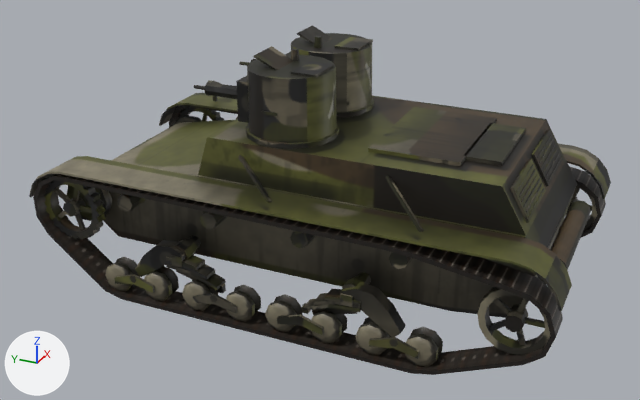
Two versions of the FBX model models/7TP_dwuwiezowy_wz30/TP7_DW.fbx, one commit apart.
The view is the same before and after, from a 50 mm camera at (-6.6, -2.92, 4.01) aimed at (-0.14, -0.01, 0.78). Arrows for +X, +Y and +Z are at lower left; the lights stay in place. The picture after the commit comes second. Where no turn or scale is listed for an object, it has been applied to the vertices.

The older version as bpy lines, for what is in view:
```python
ob_chassis = bpy.data.objects.new('Chassis', me_chassis)
ob_chassis.location = (0.0, 0.0, 0.0)
ob_roue_g10 = bpy.data.objects.new('Roue_G10', me_roue_g10)
ob_roue_g10.location = (-1.066, -1.97, 0.6)
ob_roue_g3 = bpy.data.objects.new('Roue_G3', me_roue_g3)
ob_roue_g3.location = (-1.066, 1.069, 0.175)
ob_roue_g4 = bpy.data.objects.new('Roue_G4', me_roue_g4)
ob_roue_g4.location = (-1.066, 0.675, 0.175)
ob_roue_g5 = bpy.data.objects.new('Roue_G5', me_roue_g5)
ob_roue_g5.location = (-1.066, 0.267, 0.175)
ob_roue_g6 = bpy.data.objects.new('Roue_G6', me_roue_g6)
ob_roue_g6.location = (-1.066, -0.114, 0.175)
ob_roue_g7 = bpy.data.objects.new('Roue_G7', me_roue_g7)
ob_roue_g7.location = (-1.066, -0.508, 0.175)
ob_roue_g9 = bpy.data.objects.new('Roue_G9', me_roue_g9)
ob_roue_g9.location = (-1.066, -1.297, 0.175)
ob_tourelle_01 = bpy.data.objects.new('Tourelle_01', me_tourelle_01)
ob_tourelle_01.parent = ob_chassis
ob_tourelle_01.location = (-0.4, 0.12, 1.477)
# also in view: 'Tourelle_02' at (0.4, 0.12, 1.81); 'Roue_G1' at (-1.07, 1.92, 0.74); 'Chenille_Droite_01' at (1.07, -0.02, 0.54); 'Roue_G8' at (-1.07, -0.9, 0.18); 'Canon_01' at (-0.4, 0.78, 1.75)
```
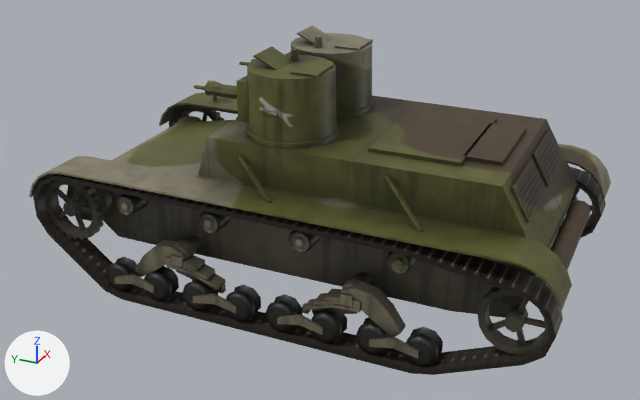
Pixel boxes (x1, y1, x2, y2) of what changed, in the pictures (640 x 400 px):
part 1 of me_tourelle_01, surface changed: (236, 46, 337, 149) in both
part 2 of me_roue_g7, surface changed (darker): (311, 311, 344, 343) in both
part 3 of me_roue_g10, surface changed: (477, 288, 550, 354) in both
part 4 of me_roue_g3, surface changed (darker): (144, 266, 179, 301) in both
part 5 of me_roue_g6, surface changed (brown to black): (265, 294, 302, 332) in both
part 6 of me_roue_g4, surface changed (brown to black): (182, 280, 218, 311) in both
part 7 of me_roue_g5, surface changed (darker): (226, 285, 257, 322) in both
part 8 of me_chassis, rebuilt: before (290, 231, 316, 248); after (289, 231, 321, 253)
part 9 of me_chassis, rebuilt (17% wider, 21% taller): before (117, 194, 145, 212); after (116, 194, 149, 216)
part 10 of me_chassis, rebuilt: before (200, 212, 227, 229); after (199, 211, 231, 234)
part 11 of me_chassis, rebuilt: before (389, 252, 412, 269); after (386, 252, 417, 274)
part 12 of me_chassis, surface changed: (29, 80, 611, 359) in both
part 13 of me_tourelle_02, surface changed: (285, 25, 373, 118) in both
part 14 of me_roue_g9, surface changed (darker): (405, 332, 443, 367) in both
part 15 of me_roue_g8, surface changed (brown to black): (355, 317, 390, 355) in both

The change, as a list of edits to the scene's bpy script:
```text
Change me_roue_g8:
    where me_roue_g8.from_pydata(...)  # 63 vertices, 49 faces; spans x -0.106..0.106, y -0.132..0.14, z -0.138..0.138
    me_roue_g8 part 15: texture (UV) coordinates of 49 of 49 faces, centred in x -0.106..0.106, y -0.128..0.12, z -0.126..0.126, changed; they spanned u 0.15..0.94, v 0.0..0.95 and now span u 0.0..0.95, v 0.25..0.94
Change me_roue_g7:
    where me_roue_g7.from_pydata(...)  # 63 vertices, 49 faces; spans x -0.106..0.106, y -0.132..0.14, z -0.138..0.138
    me_roue_g7 part 2: texture (UV) coordinates of 49 of 49 faces, centred in x -0.106..0.106, y -0.128..0.12, z -0.126..0.126, changed; they spanned u 0.15..0.94, v 0.0..0.95 and now span u 0.0..0.95, v 0.25..0.94
Change me_chassis:
    remove me_chassis.from_pydata(...)  # 1192 vertices, 826 faces; spans x -1.2..1.2, y -2.29..2.29, z 0.14..1.51
    add me_chassis.from_pydata(...)  # 1544 vertices, 1162 faces; spans x -1.2..1.2, y -2.29..2.29, z 0.14..1.51
    me_chassis part 8: the loose piece of 16 vertices spanning x -1.17..-0.97, y -0.38..-0.22, z 0.86..1.0 is rebuilt with 60 vertices and now spans x -1.17..-0.97, y -0.4..-0.2, z 0.81..1.0
    me_chassis part 9: the loose piece of 16 vertices spanning x -1.17..-0.97, y 1.23..1.38, z 0.86..1.0 is rebuilt with 60 vertices and now spans x -1.17..-0.97, y 1.2..1.4, z 0.81..1.0
    me_chassis part 10: the loose piece of 16 vertices spanning x -1.17..-0.97, y 0.43..0.57, z 0.86..1.0 is rebuilt with 60 vertices and now spans x -1.17..-0.97, y 0.4..0.6, z 0.81..1.0
    me_chassis part 11: the loose piece of 16 vertices spanning x -1.17..-0.97, y -1.17..-1.02, z 0.86..1.0 is rebuilt with 60 vertices and now spans x -1.17..-0.97, y -1.2..-1.0, z 0.81..1.0
    me_chassis part 12: 733 kept faces spanning x -1.2..1.2, y -2.29..2.29, z 0.14..1.51 get new texture (UV) coordinates
    other edits to the shape of me_chassis do not show in these pictures
Change me_roue_g5:
    where me_roue_g5.from_pydata(...)  # 63 vertices, 49 faces; spans x -0.106..0.106, y -0.132..0.14, z -0.138..0.138
    me_roue_g5 part 7: texture (UV) coordinates of 49 of 49 faces, centred in x -0.106..0.106, y -0.128..0.12, z -0.126..0.126, changed; they spanned u 0.15..0.94, v 0.0..0.95 and now span u 0.0..0.95, v 0.25..0.94
Change me_roue_g6:
    where me_roue_g6.from_pydata(...)  # 63 vertices, 49 faces; spans x -0.106..0.106, y -0.132..0.14, z -0.138..0.138
    me_roue_g6 part 5: texture (UV) coordinates of 49 of 49 faces, centred in x -0.106..0.106, y -0.128..0.12, z -0.126..0.126, changed; they spanned u 0.15..0.94, v 0.0..0.95 and now span u 0.0..0.95, v 0.25..0.94
Change me_roue_g10:
    where me_roue_g10.from_pydata(...)  # 120 vertices, 104 faces; spans x -0.082..0.082, y -0.27..0.27, z -0.27..0.27
    me_roue_g10 part 3: texture (UV) coordinates of 104 of 104 faces, centred in x -0.082..0.082, y -0.26..0.26, z -0.26..0.26, changed; they spanned u 0.0..0.99, v 0.0..0.99 and now span u 0.0..0.99, v 0.09..0.99
Change me_tourelle_01:
    where me_tourelle_01.from_pydata(...)  # 116 vertices, 88 faces; spans x -0.385..0.385, y -0.385..0.395, z 0.0..0.66
    used by ob_tourelle_01; parent = ob_chassis; location = (-0.4, 0.12, 1.477)
    me_tourelle_01 part 1: texture (UV) coordinates of 88 of 88 faces, centred in x -0.37..0.37, y -0.37..0.395, z 0.0..0.653, changed; they spanned u 0.0..0.98, v 0.07..0.99 and now span u 0.08..0.96, v 0.0..0.98
Change me_roue_g9:
    where me_roue_g9.from_pydata(...)  # 63 vertices, 49 faces; spans x -0.106..0.106, y -0.132..0.14, z -0.138..0.138
    me_roue_g9 part 14: texture (UV) coordinates of 49 of 49 faces, centred in x -0.106..0.106, y -0.128..0.12, z -0.126..0.126, changed; they spanned u 0.15..0.94, v 0.0..0.95 and now span u 0.0..0.95, v 0.25..0.94
Change me_roue_g4:
    where me_roue_g4.from_pydata(...)  # 63 vertices, 49 faces; spans x -0.106..0.106, y -0.132..0.14, z -0.138..0.138
    me_roue_g4 part 6: texture (UV) coordinates of 49 of 49 faces, centred in x -0.106..0.106, y -0.128..0.12, z -0.126..0.126, changed; they spanned u 0.15..0.94, v 0.0..0.95 and now span u 0.0..0.95, v 0.25..0.94
Change me_roue_g3:
    where me_roue_g3.from_pydata(...)  # 63 vertices, 49 faces; spans x -0.106..0.106, y -0.132..0.14, z -0.138..0.138
    me_roue_g3 part 4: texture (UV) coordinates of 49 of 49 faces, centred in x -0.106..0.106, y -0.128..0.12, z -0.126..0.126, changed; they spanned u 0.15..0.94, v 0.0..0.95 and now span u 0.0..0.95, v 0.25..0.94
Change me_tourelle_02:
    where me_tourelle_02.from_pydata(...)  # 116 vertices, 88 faces; spans x -0.385..0.385, y -0.385..0.395, z 0.0..0.66
    used by ob_tourelle_02; parent = ob_chassis; location = (0.4, 0.12, 1.477)
    me_tourelle_02 part 13: texture (UV) coordinates of 88 of 88 faces, centred in x -0.37..0.37, y -0.37..0.395, z 0.0..0.653, changed; they spanned u 0.0..0.99, v 0.0..0.99 and now span u 0.03..0.98, v 0.06..0.98
```
